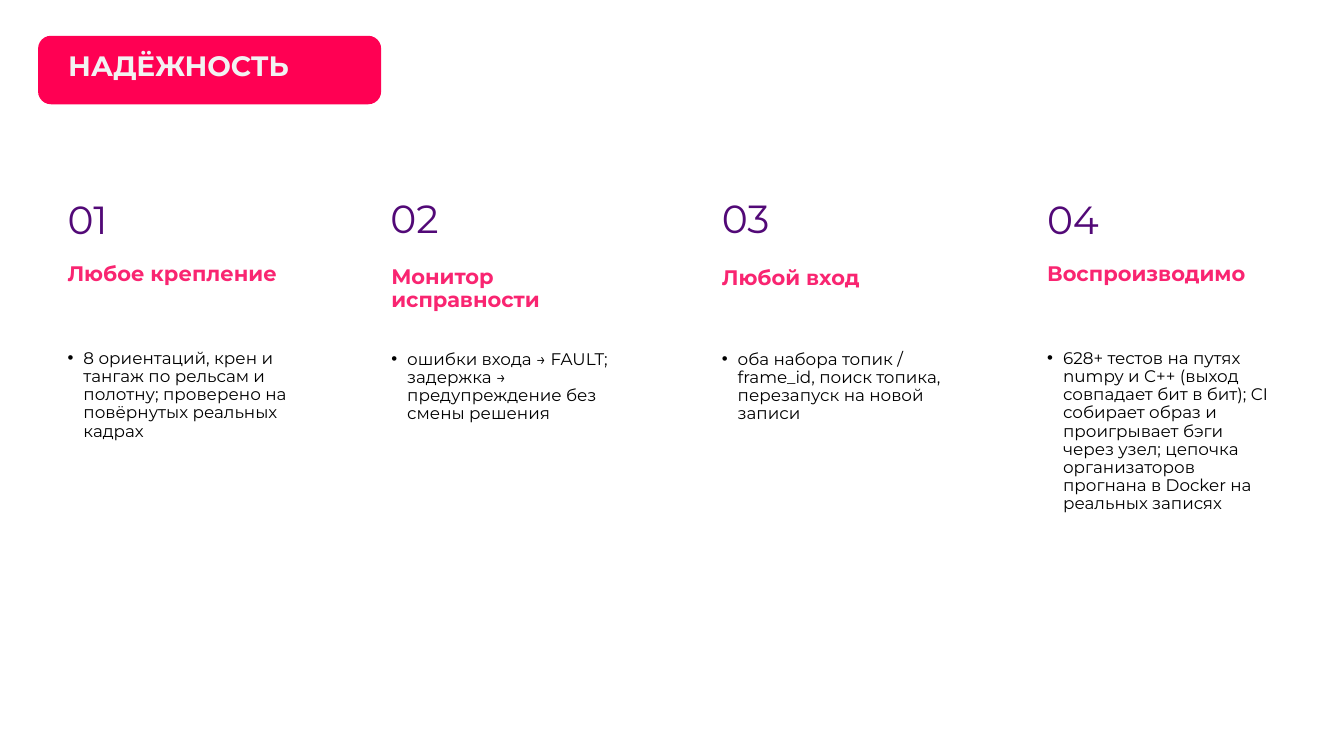
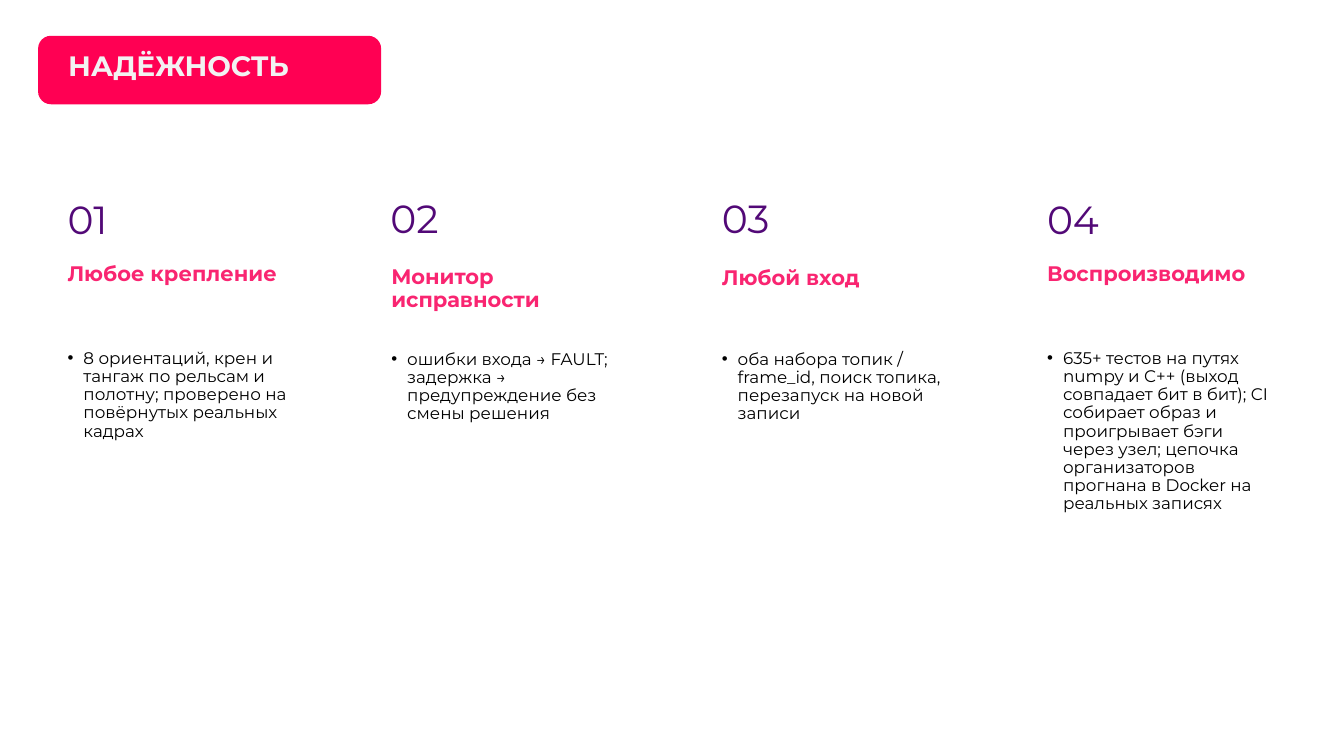
Before and after one commit to pmixay/ReSense, a slide deck: slide 14 of docs/presentation/ReSense_LCT2026.pptx. Drawn at 1344x756 pixels with LibreOffice and Linux fonts; fonts in the diff are those of the drawing; background and template pictures are left out. Boxes give left, top, right and bottom in pixels: in the first picture for what was removed or moved away, otherwise in the second. Text is boxed around its words. In the diff, an @@ line names an element or a change of style, - is before the commit and + after.

```diff
--- a/docs/presentation/ReSense_LCT2026.pptx
+++ b/docs/presentation/ReSense_LCT2026.pptx
@@ text at (x1=1063, y1=352, x2=1268, y2=513): text changed @@
-• 628+ тестов на путях numpy и C++ (выход совпадает бит в бит); CI собирает образ и проигрывает бэги через узел; цепочка организаторов прогнана в Docker на реальных записях
+• 635+ тестов на путях numpy и C++ (выход совпадает бит в бит); CI собирает образ и проигрывает бэги через узел; цепочка организаторов прогнана в Docker на реальных записях
```
Also in this commit, not shown: 1 other slide changed, 6 other files.
